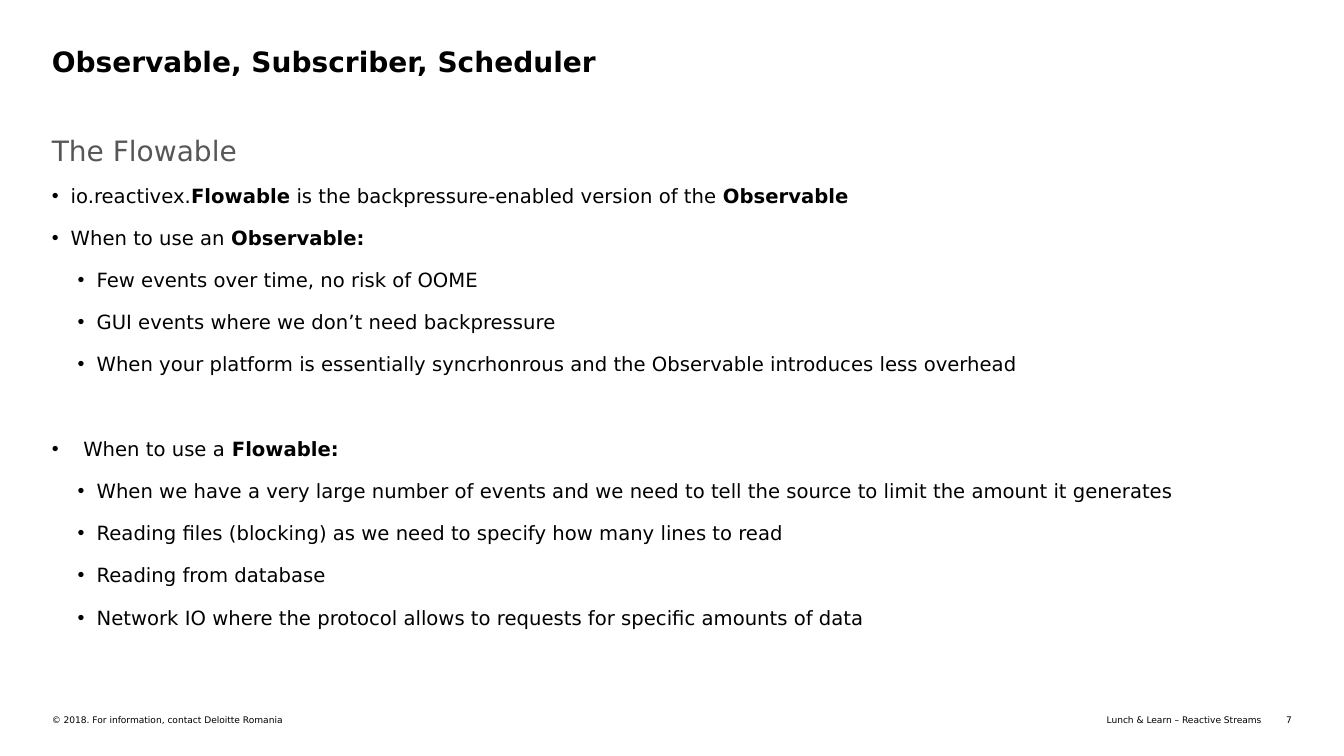
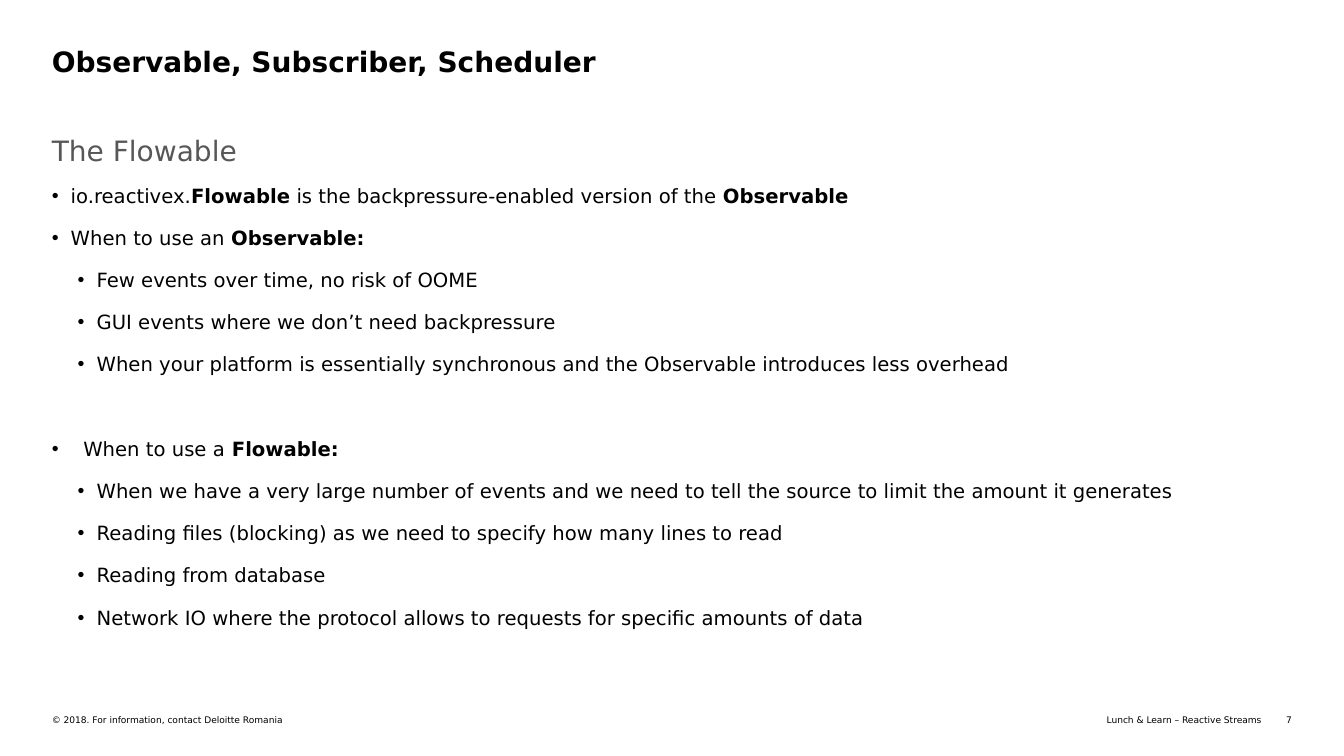
Before and after one commit to icsu/ReactiveStreamsPresentation2018, a slide deck: slide 7 of Presentation/src/Documentation/LunchLearn_ReactiveStreams_RxJava.pptx. Drawn at 1344x756 pixels with LibreOffice and Linux fonts; fonts in the diff are those of the drawing. Boxes give left, top, right and bottom in pixels: in the first picture for what was removed or moved away, otherwise in the second. Text is boxed around its words. In the diff, an @@ line names an element or a change of style, - is before the commit and + after.

```diff
--- a/Presentation/src/Documentation/LunchLearn_ReactiveStreams_RxJava.pptx
+++ b/Presentation/src/Documentation/LunchLearn_ReactiveStreams_RxJava.pptx
@@ text at <box>97,356,1008,375</box>: text changed @@
-    • When your platform is essentially syncrhonrous and the Observable introduces less overhead
+    • When your platform is essentially synchronous and the Observable introduces less overhead
```
Also in this commit, not shown: 5 other slides changed, 3 slides added, 6 other files.
